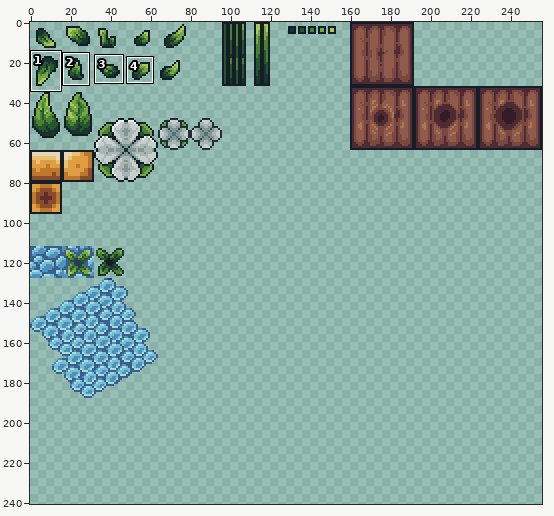
Edited in one commit: pixel-art file (Asesprite/Leafes.aseprite). Above, an overview of the earlier version with the close-up marked.
Close-up. Before:
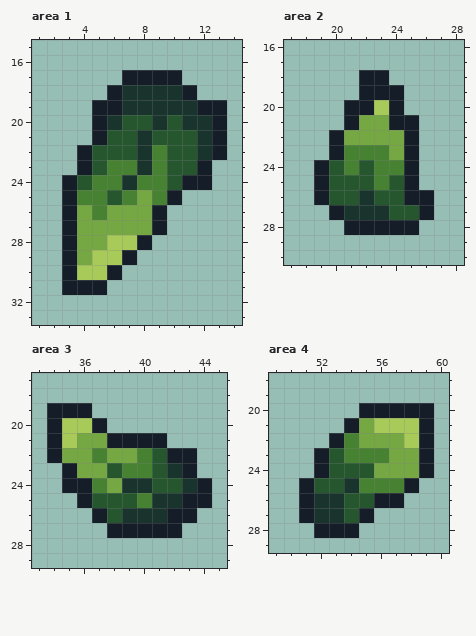
256x256 pixels, 1 frame. Shown: area 1: x 1..14, y 15..33; area 2: x 17..28, y 16..30; area 3: x 33..45, y 17..29; area 4: x 49..60, y 18..29. The wide view leaves out empty margins. The commit also changed other parts of the picture, which this record leaves out.
Once edited:
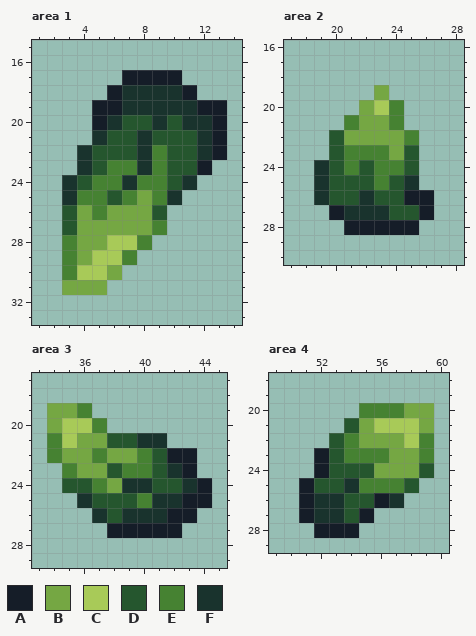
Palette (. is transparent): A #151d28  B #75a743  C #a8ca58  D #25562e  E #468232  F #19332d
Change:
Changed rows in their new state; - is an unchanged pixel.
Area 1:
first column x 3:
21 --F-------
22 -F--------
23 -F--------
24 F-------F.
25 F------F--
26 D-----D---
27 D-----E---
28 E----E----
29 E---E-----
30 E--B------
31 BBB-------
Area 2:
first column x 19:
18 ---..--
19 ---.B.-
20 --.B-E-
21 --E--E.
22 -D----E
23 -D----D
24 F-----D
25 F-----F
26 F------
Area 3:
first column x 34:
19 BBE-----
20 B--E----
21 E---DDFF
22 E-------
23 -E------
24 -DD-----
25 --F-----
26 ---F----
Area 4:
first column x 53:
20 --EEEBB
21 -D----B
22 D-----E
23 ------E
24 ------D
25 -----D-
26 ----F--
